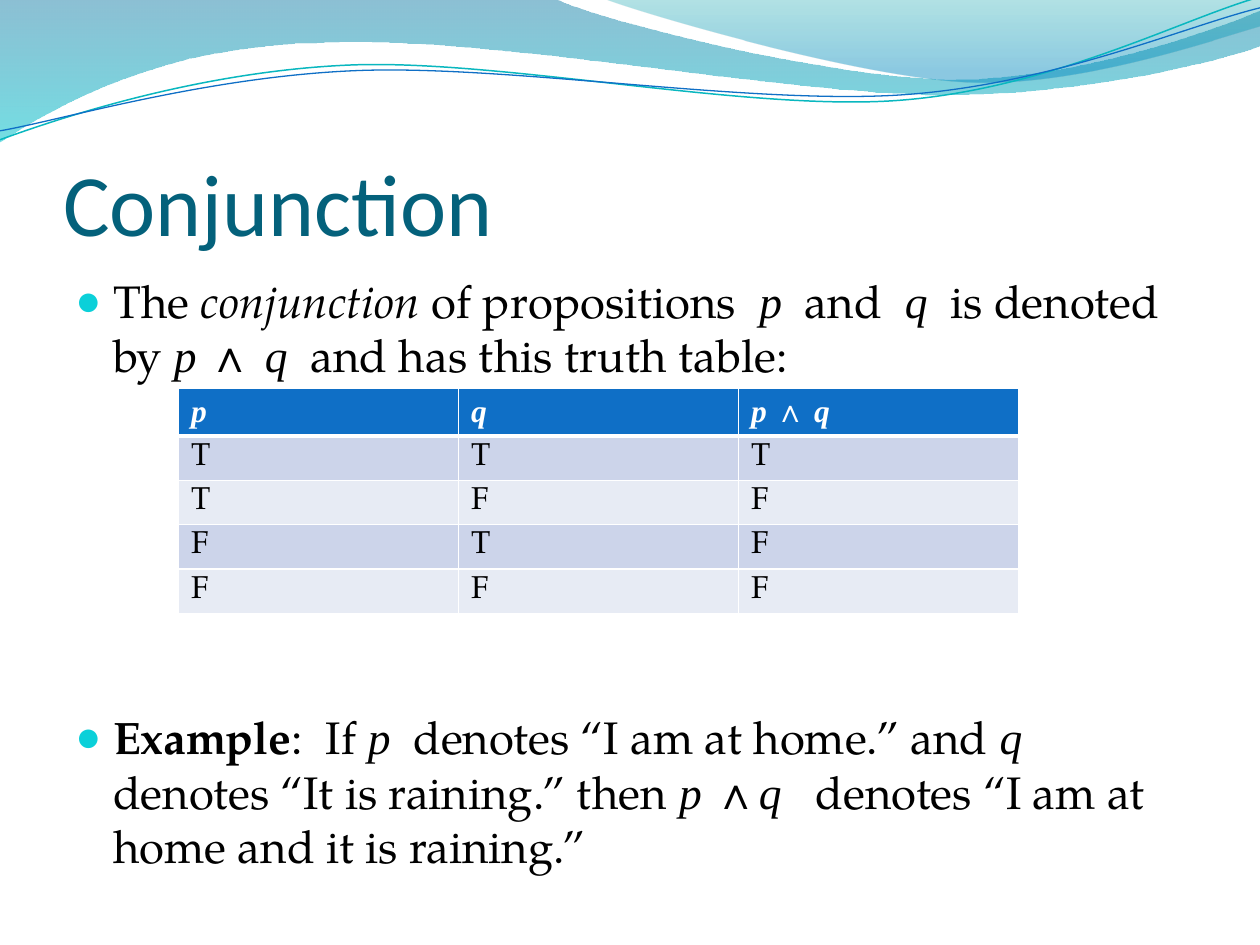
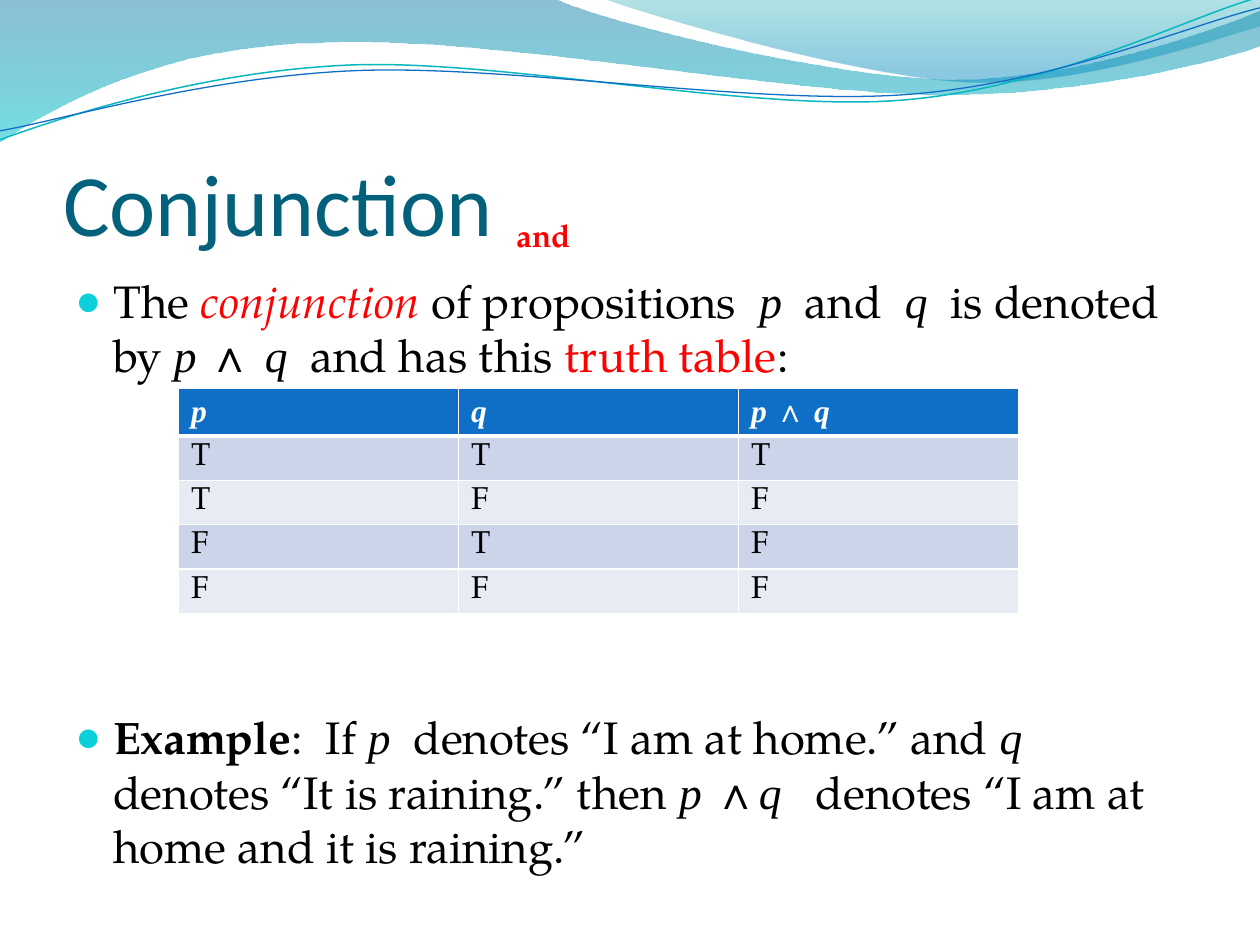
Before and after one commit to lin-chen-GA/lin-chen-GA.github.io, a slide deck: slide 7 of cs2620/slides/cs2620_notes1.pptx (slide 6 before the commit). Drawn at 1260x945 pixels with LibreOffice and Linux fonts; fonts in the diff are those of the drawing; background and template pictures are left out. Boxes give left, top, right and bottom in pixels: in the first picture for what was removed or moved away, otherwise in the second. Text is boxed around its words. In the diff, an @@ line names an element or a change of style, - is before the commit and + after.

```diff
--- a/cs2620/slides/cs2620_notes1.pptx
+++ b/cs2620/slides/cs2620_notes1.pptx
@@ text added at [516,224,570,248], 18 pt, text #FF0000, bold @@
+and
@@ text at [113,284,1159,390]: text colour #000000 to #FF0000 in "conjunction truth table:" @@
```
Also in this commit, not shown: 12 other slides changed, 7 slides added, 3 other files.
